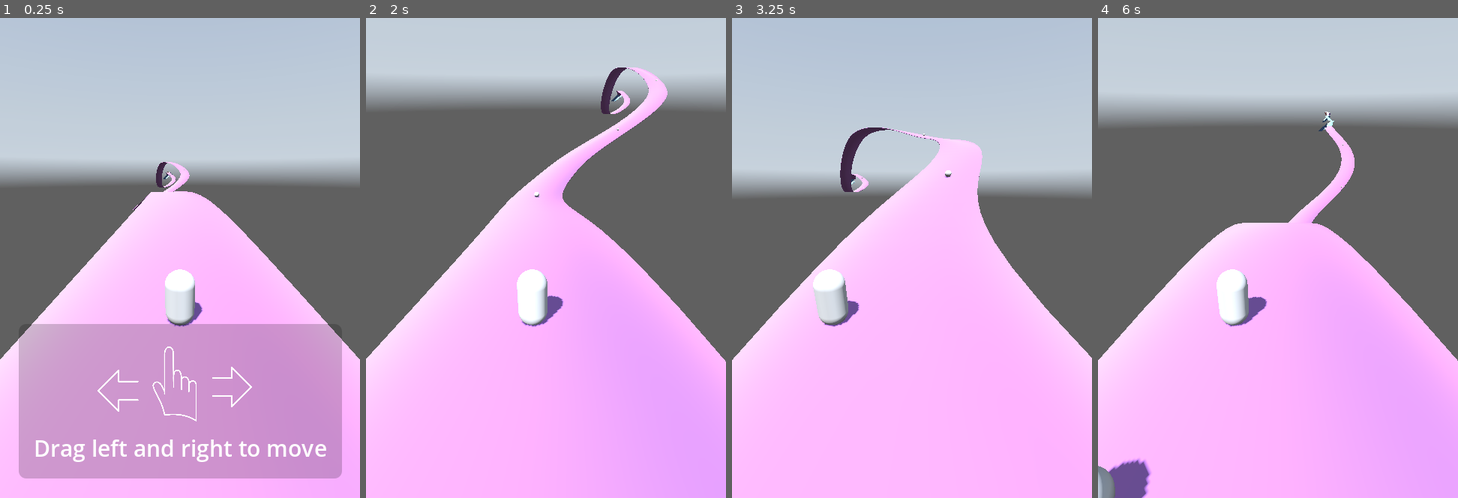
Above: before the commit, frames 1-4 (left to right).
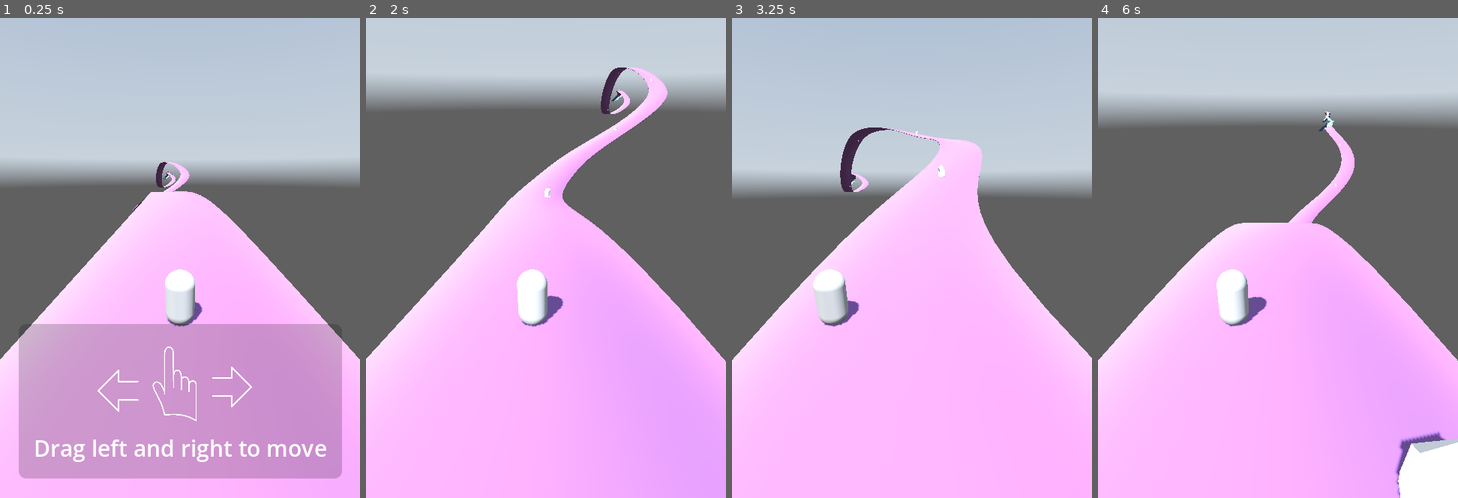
Above: after the commit, the same moments.

Repository: ludovancy/endless-roller
Game: Godot game, scene res://world.tscn
Same seed, same stepped clock (60 frames per second), same inputs: the game is played once before the commit and once after it. A sky picture missing from this copy of the repository is replaced by a grey-blue gradient.
Inputs (mouse positions are in pixels of both pictures, inside the frame that each line leads up to):
- Up to frame 1 (0.25 s): no input
- Up to frame 2 (2 s): tap Enter at 0.5 s; move the mouse to (625, 234) at 0.52 s; hold Right (ui_right) 0.53-1.25 s; click (625, 234) at 0.67 s; drag from (474, 282) to (528, 354) at 1.27 s
- Up to frame 3 (3.25 s): move the mouse to (948, 152) at 2.02 s; hold Right (ui_right) 2.03-2.75 s; drag from (894, 354) to (804, 186) at 2.77 s
- Up to frame 4 (6 s): move the mouse to (1386, 330) at 3.52 s; hold Left (ui_left) 3.53-4.25 s; drag from (1170, 186) to (1224, 138) at 4.27 s; move the mouse to (1296, 258) at 5.02 s; hold Down (ui_down) 5.03-5.75 s; click (1296, 258) at 5.17 s; drag from (1224, 138) to (1206, 282) at 5.77 s

The runs differ from the first frame. In frame 1, less than 0.1% of the frame differs, in the area x 45-52%, y 31-37%; in frame 2, less than 0.1%; in frame 3, less than 0.1%; in frame 4, 3.1%, in the area x 0-100%, y 22-100%.

Commit message:
Rotate the beans

Diff:
--- /dev/null
+++ b/bean.tscn
@@ -0,0 +1,71 @@
+[gd_scene load_steps=7 format=3 uid="uid://cw8nqv8o0etuq"]
+
+[ext_resource type="Script" path="res://src/bean.gd" id="1_cd28y"]
+[ext_resource type="PackedScene" uid="uid://btt1x38irbjrs" path="res://assets/model/bean.glb" id="2_th3f3"]
+
+[sub_resource type="Animation" id="Animation_mv5xm"]
+resource_name = "rotate"
+loop_mode = 1
+tracks/0/type = "value"
+tracks/0/imported = false
+tracks/0/enabled = true
+tracks/0/path = NodePath(".:rotation")
+tracks/0/interp = 1
+tracks/0/loop_wrap = true
+tracks/0/keys = {
+"times": PackedFloat32Array(0, 0.5, 1),
+"transitions": PackedFloat32Array(1, 1, 1),
+"update": 0,
+"values": [Vector3(0, 0, 0), Vector3(0, 3.14159, 0), Vector3(0, 6.28319, 0)]
+}
+
+[sub_resource type="Animation" id="Animation_yu8ws"]
+length = 0.001
+tracks/0/type = "rotation_3d"
+tracks/0/imported = false
+tracks/0/enabled = true
+tracks/0/path = NodePath(".")
+tracks/0/interp = 1
+tracks/0/loop_wrap = true
+tracks/0/keys = PackedFloat32Array(0, 1, 0, 0, 0, 1)
+tracks/1/type = "value"
+tracks/1/imported = false
+tracks/1/enabled = true
+tracks/1/path = NodePath(".:rotation")
+tracks/1/interp = 1
+tracks/1/loop_wrap = true
+tracks/1/keys = {
+"times": PackedFloat32Array(0),
+"transitions": PackedFloat32Array(1),
+"update": 0,
+"values": [Vector3(0, 0, 0)]
+}
+
+[sub_resource type="AnimationLibrary" id="AnimationLibrary_6j8vy"]
+_data = {
+"RESET": SubResource("Animation_yu8ws"),
+"rotate": SubResource("Animation_mv5xm")
+}
+
+[sub_resource type="SphereShape3D" id="SphereShape3D_rbgel"]
+radius = 0.7
+
+[node name="Bean" type="Node3D"]
+script = ExtResource("1_cd28y")
+
+[node name="Base" type="Area3D" parent="."]
+transform = Transform3D(1, 0, 0, 0, 1, 0, 0, 0, 1, 0, 0.690753, 0)
+collision_layer = 16
+collision_mask = 2
+
+[node name="bean" parent="Base" instance=ExtResource("2_th3f3")]
+
+[node name="AnimationPlayer" type="AnimationPlayer" parent="Base/bean"]
+libraries = {
+"": SubResource("AnimationLibrary_6j8vy")
+}
+
+[node name="CollisionPolygon3D" type="CollisionShape3D" parent="Base"]
+shape = SubResource("SphereShape3D_rbgel")
+
+[connection signal="body_entered" from="Base" to="." method="_on_base_body_entered"]
--- a/coin.tscn
+++ /dev/null
@@ -1,25 +0,0 @@
-[gd_scene load_steps=4 format=3 uid="uid://cw8nqv8o0etuq"]
-
-[ext_resource type="Script" path="res://src/coin.gd" id="1_6b3n5"]
-
-[sub_resource type="SphereMesh" id="SphereMesh_4hvqw"]
-
-[sub_resource type="SphereShape3D" id="SphereShape3D_rbgel"]
-radius = 0.7
-
-[node name="Coin" type="Node3D"]
-script = ExtResource("1_6b3n5")
-
-[node name="Base" type="Area3D" parent="."]
-transform = Transform3D(1, 0, 0, 0, 1, 0, 0, 0, 1, 0, 0.690753, 0)
-collision_layer = 16
-collision_mask = 2
-
-[node name="MeshInstance3D" type="MeshInstance3D" parent="Base"]
-mesh = SubResource("SphereMesh_4hvqw")
-skeleton = NodePath("../..")
-
-[node name="CollisionPolygon3D" type="CollisionShape3D" parent="Base"]
-shape = SubResource("SphereShape3D_rbgel")
-
-[connection signal="body_entered" from="Base" to="." method="_on_base_body_entered"]
--- a/src/coin.gd
+++ b/src/bean.gd
@@ -1,13 +1,18 @@
 extends Node3D
 @onready var base: Area3D = $Base
+@onready var bean: Node3D = $Base/bean
+@onready var animation_player: AnimationPlayer = $Base/bean/AnimationPlayer
 
 @export var width = 8.0
 
 # Called when the node enters the scene tree for the first time.
 func _ready() -> void:
 	base.position.x = randf_range(-width / 2, width / 2)
+	animation_player.speed_scale = randf_range(1, 2)
+	animation_player.play("rotate")
 
 
 func _on_base_body_entered(body: Node3D) -> void:
 	print("Coin")
+	bean.visible = false
 	queue_free()
--- a/src/path.gd
+++ b/src/path.gd
@@ -5,7 +5,7 @@
 @onready var csg_polygon_3d: CSGPolygon3D = $CSGPolygon3D
 @onready var objects: Node3D = $Objects
 
-const COIN = preload("res://coin.tscn")
+const COIN = preload("res://bean.tscn")
 
 @export var points_in_curve : int = 12
 @export var custom_material := preload("res://res/path.tres")
Binary file added: assets/model/bean.glb
Not shown, added: assets/model/bean.glb.import
